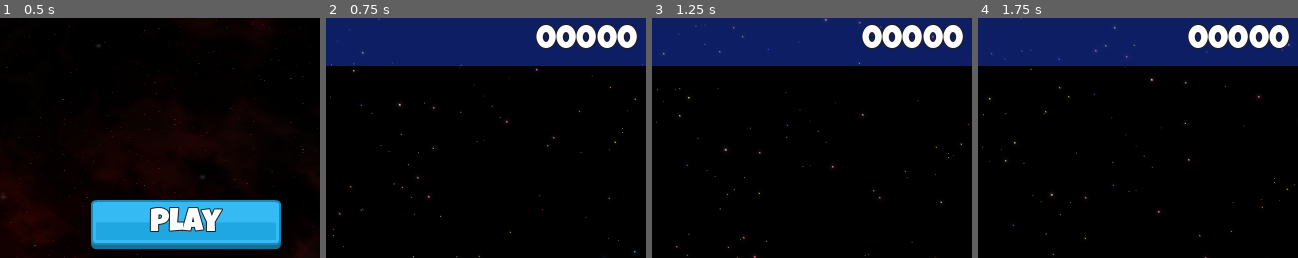
Above: before the commit, frames 1-4 (left to right).
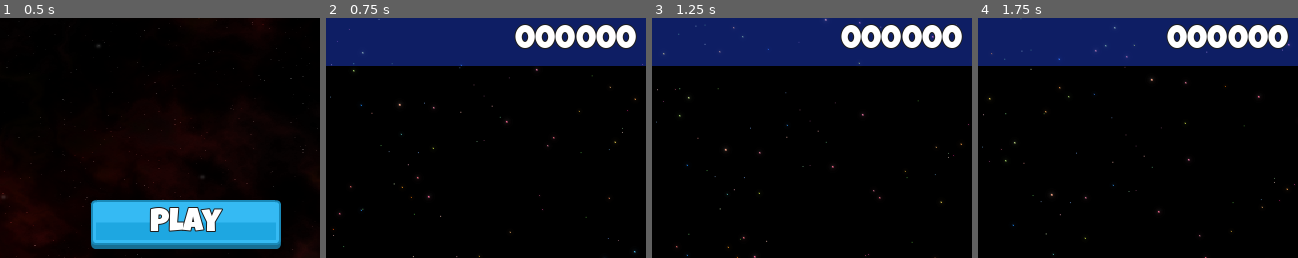
Above: after the commit, the same moments.

Repository: Babrakov/space-ace
Game: Godot game, scene res://Scenes/Main/Main.tscn
Two runs of this game, one before a commit and one after it. Both use one fixed random seed, a clock stepped at 60 frames per second and the inputs below.
Inputs:
- Up to frame 1 (0.5 s): no input
- Up to frame 2 (0.75 s): click "Play" at 0.5 s
- Up to frame 3 (1.25 s): no input
- Up to frame 4 (1.75 s): hold Right (right) from 1.28 s (still down); hold Space (shoot) from 1.28 s (still down)
The pictures show only the part of the screen within x 49-99%, y 0-50%; the shares and areas given below are measured in that part.

Frame 1 is identical in both runs. In frame 2, 1.4% of the frame differs, in the area x 58-98%, y 2-13%; in frame 3, 1.4%; in frame 4, 1.4%.

Commit message:
Game Over Pause

Diff:
--- a/Globals/SignalHub.gd
+++ b/Globals/SignalHub.gd
@@ -1,5 +1,6 @@
 extends Node
 
+signal on_player_died
 signal on_player_health_bonus(v: int)
 signal on_player_hit(v: int)
 signal on_score_updated(v: int)
@@ -12,6 +13,9 @@
 	speed: float,
 	bull_type: BulletBase.BulletType)
 signal on_create_homing_missile(pos: Vector2)
+
+func emit_on_player_died():
+	on_player_died.emit()
 
 func emit_on_create_homing_missile(pos: Vector2):
 	on_create_homing_missile.emit(pos)
--- /dev/null
+++ b/Scenes/GameOverUi/GameOverUi.gd
@@ -0,0 +1,32 @@
+extends Control
+
+@onready var score_label: Label = $VB/ScoreLabel
+
+@export var wait_time: float = 2.0
+
+var _can_shoot: bool = false
+
+func _unhandled_input(event: InputEvent) -> void:
+	if event.is_action_pressed("exit"):
+		GameManager.load_main_scene()
+	if _can_shoot and event.is_action_pressed("shoot"):
+		GameManager.load_main_scene()
+	if Input.is_action_just_pressed("pause"):
+		get_tree().paused = !get_tree().paused
+
+# Called when the node enters the scene tree for the first time.
+func _ready() -> void:
+	hide()
+	get_tree().paused = false
+	SignalHub.on_player_died.connect(on_player_died)
+
+func on_player_died() -> void:
+	get_tree().paused = true
+	show()
+	await get_tree().create_timer(wait_time).timeout
+	_can_shoot = true
+	score_label.text = "Score:%s (Best:%s)" % [
+		ScoreManager.score,
+		ScoreManager.high_score
+	]
+	score_label.show()
--- /dev/null
+++ b/Scenes/GameOverUi/GameOverUi.tscn
@@ -0,0 +1,60 @@
+[gd_scene load_steps=5 format=3 uid="uid://grfgqwlfh1pc"]
+
+[ext_resource type="FontFile" uid="uid://b33msg5mojbvg" path="res://assets/fonts/LuckiestGuy-Regular.ttf" id="1_8nicn"]
+[ext_resource type="LabelSettings" uid="uid://dqnip3hcmvman" path="res://Resources/lg_white_32.tres" id="1_j2od3"]
+[ext_resource type="Script" uid="uid://bytc5466qvvtg" path="res://Scenes/GameOverUi/GameOverUi.gd" id="1_mdbud"]
+
+[sub_resource type="LabelSettings" id="LabelSettings_mdbud"]
+font = ExtResource("1_8nicn")
+font_size = 96
+font_color = Color(0.87678, 0.565061, 0, 1)
+outline_size = 4
+outline_color = Color(0, 0, 1, 1)
+
+[node name="GameOverUi" type="Control"]
+process_mode = 3
+layout_mode = 3
+anchors_preset = 15
+anchor_right = 1.0
+anchor_bottom = 1.0
+grow_horizontal = 2
+grow_vertical = 2
+script = ExtResource("1_mdbud")
+
+[node name="ColorRect" type="ColorRect" parent="."]
+layout_mode = 1
+anchors_preset = 15
+anchor_right = 1.0
+anchor_bottom = 1.0
+grow_horizontal = 2
+grow_vertical = 2
+color = Color(0.25098, 0.0588235, 0.505882, 0.694118)
+
+[node name="VB" type="VBoxContainer" parent="."]
+layout_mode = 1
+anchors_preset = 8
+anchor_left = 0.5
+anchor_top = 0.5
+anchor_right = 0.5
+anchor_bottom = 0.5
+offset_left = -46.0
+offset_top = -20.0
+offset_right = 46.0
+offset_bottom = 20.0
+grow_horizontal = 2
+grow_vertical = 2
+
+[node name="Label" type="Label" parent="VB"]
+layout_mode = 2
+text = "GAME OVER"
+label_settings = SubResource("LabelSettings_mdbud")
+horizontal_alignment = 1
+vertical_alignment = 1
+
+[node name="ScoreLabel" type="Label" parent="VB"]
+visible = false
+layout_mode = 2
+text = "your score"
+label_settings = ExtResource("1_j2od3")
+horizontal_alignment = 1
+vertical_alignment = 1
--- a/Scenes/GameUi/GameUi.gd
+++ b/Scenes/GameUi/GameUi.gd
@@ -2,18 +2,26 @@
 
 @onready var health_bar: HealthBar = $ColorRect/MarginContainer/HealthBar
 @onready var sound: AudioStreamPlayer = $Sound
+@onready var score_label: Label = $ColorRect/MarginContainer/ScoreLabel
+
+func _ready() -> void:
+	ScoreManager.reset_score()
 
 # Called when the node enters the scene tree for the first time.
 func _enter_tree() -> void:
 	SignalHub.on_player_hit.connect(on_player_hit)
 	SignalHub.on_player_health_bonus.connect(on_player_health_bonus)
+	SignalHub.on_score_updated.connect(on_score_updated)
+
+func on_score_updated(v: int) -> void:
+	score_label.text = "%06d" % v
+
+func _on_health_bar_died() -> void:
+	SignalHub.emit_on_player_died()
 
 func on_player_hit(v: int) -> void:
 	health_bar.take_damage(v)
 
-func _on_health_bar_died() -> void:
-	print("Player died")
-
 func on_player_health_bonus(v: int) -> void:
 	health_bar.incr_value(v)
 	sound.play()
--- a/Scenes/GameUi/GameUi.tscn
+++ b/Scenes/GameUi/GameUi.tscn
@@ -39,7 +39,7 @@
 size_flags_vertical = 4
 start_health = 50
 
-[node name="Label" type="Label" parent="ColorRect/MarginContainer"]
+[node name="ScoreLabel" type="Label" parent="ColorRect/MarginContainer"]
 layout_mode = 2
 size_flags_horizontal = 8
 text = "00000"
--- a/Scenes/Level/Level.tscn
+++ b/Scenes/Level/Level.tscn
@@ -7,6 +7,7 @@
 [ext_resource type="PackedScene" uid="uid://c8pkpg6y6ly4y" path="res://Scenes/ObjectMaker/ObjectMaker.tscn" id="4_k2uda"]
 [ext_resource type="AudioStream" uid="uid://t0l7khnjnye0" path="res://assets/sounds/loops/Mercury.wav" id="5_ksici"]
 [ext_resource type="PackedScene" uid="uid://bq8j7jw0vq8j6" path="res://Scenes/GameUi/GameUi.tscn" id="7_8gphe"]
+[ext_resource type="PackedScene" uid="uid://grfgqwlfh1pc" path="res://Scenes/GameOverUi/GameOverUi.tscn" id="8_lvwdj"]
 [ext_resource type="PackedScene" uid="uid://byhvnby68w7xo" path="res://Scenes/Enemies/Saucer/Saucer.tscn" id="8_t3e81"]
 
 [sub_resource type="Curve2D" id="Curve2D_lvwdj"]
@@ -36,6 +37,8 @@
 
 [node name="GameUi" parent="CanvasLayer" instance=ExtResource("7_8gphe")]
 
+[node name="GameOverUi" parent="CanvasLayer" instance=ExtResource("8_lvwdj")]
+
 [node name="Path2D" type="Path2D" parent="."]
 curve = SubResource("Curve2D_lvwdj")
 
--- a/Scenes/Player/Player.gd
+++ b/Scenes/Player/Player.gd
@@ -66,3 +66,7 @@
 				SignalHub.emit_on_player_health_bonus(health_boost)
 	elif area is Projectile:
 		SignalHub.emit_on_player_hit(area.get_damage())
+	elif area.get_parent() is EnemyBase:
+		SignalHub.emit_on_player_hit(
+			area.get_parent().crash_damage
+		)
--- a/project.godot
+++ b/project.godot
@@ -70,6 +70,11 @@
 "events": [Object(InputEventKey,"resource_local_to_scene":false,"resource_name":"","device":-1,"window_id":0,"alt_press …(192 unchanged characters)…
 ]
 }
+pause={
+"deadzone": 0.2,
+"events": [Object(InputEventKey,"resource_local_to_scene":false,"resource_name":"","device":-1,"window_id":0,"alt_pressed":false,"shift_pressed":false,"ctrl_pressed":false,"meta_pressed":false,"pressed":false,"keycode":0,"physical_keycode":80,"key_label":0,"unicode":112,"location":0,"echo":false,"script":null)
+]
+}
 
 [layer_names]
 
Not shown, added: Scenes/GameOverUi/GameOverUi.gd.uid
Not shown: 1 places in Scenes/Level/Level.tscn that only renumber resources
